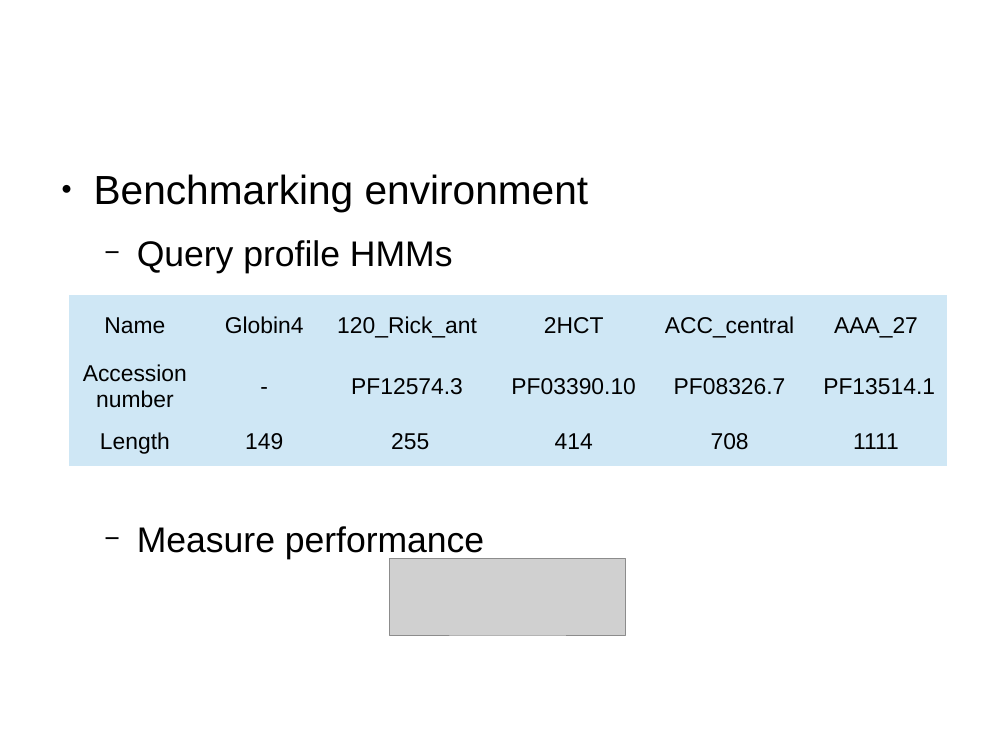
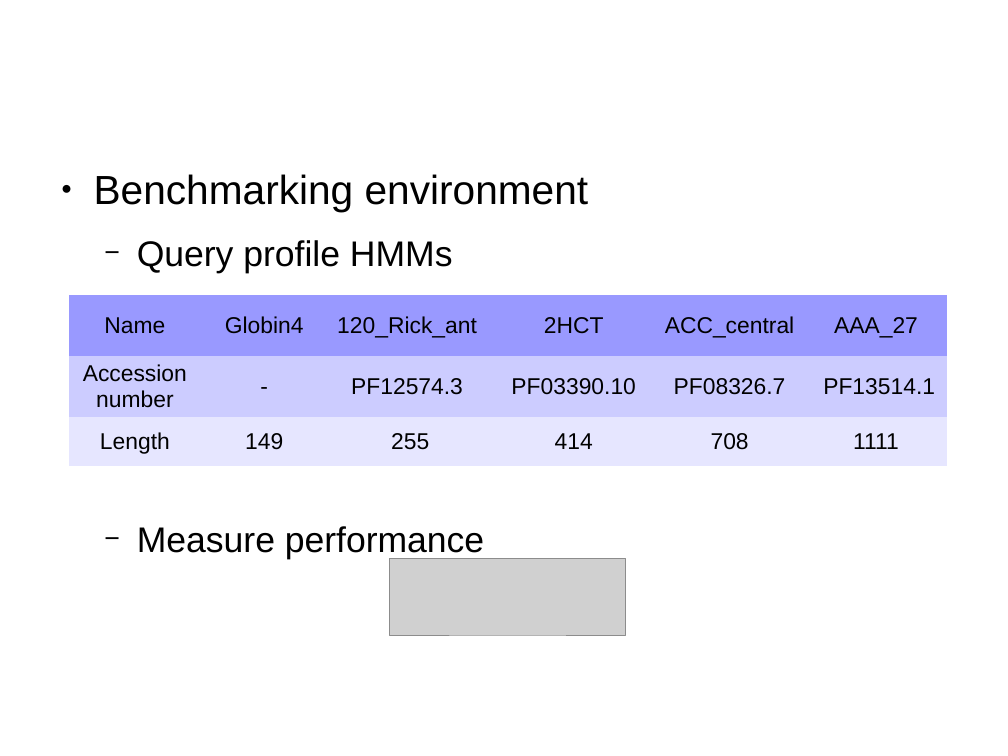
Before and after one commit to forestcheng/cudahmmsearch, a slide deck: slide 24 of thesis/thesisDefense.odp. Drawn at 1008x756 pixels with LibreOffice and Linux fonts; fonts in the diff are those of the drawing; grey boxes stand for pictures; background and template pictures are left out. Boxes give left, top, right and bottom in pixels: in the first picture for what was removed or moved away, otherwise in the second. Text is boxed around its words. In the diff, an @@ line names an element or a change of style, - is before the commit and + after.

```diff
--- a/thesis/thesisDefense.odp
+++ b/thesis/thesisDefense.odp
@@ table at box(69, 295, 948, 466) @@
@@ fill #CFE7F5 to #9999FF in row 1 @@
@@ fill #CFE7F5 to #CCCCFF in row 2 @@
@@ fill #CFE7F5 to #E6E6FF in row 3 @@
```
Also in this commit, not shown: 1 other slide changed.
